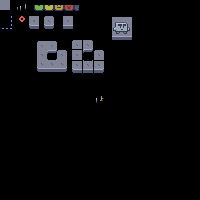
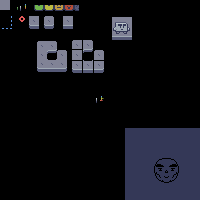
Two versions of the same layered image (w=200, h=200). Layer-by-layer changes:
painted on "Layer #1" over (x1=154, y1=158, x2=179, y2=183)
painted on "Background" over (x1=125, y1=128, x2=200, y2=200)
